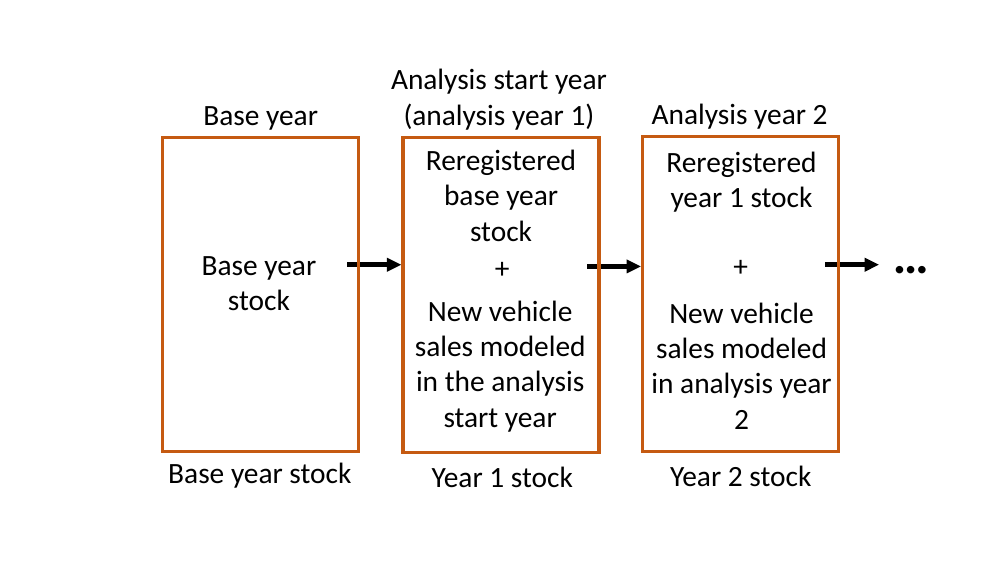
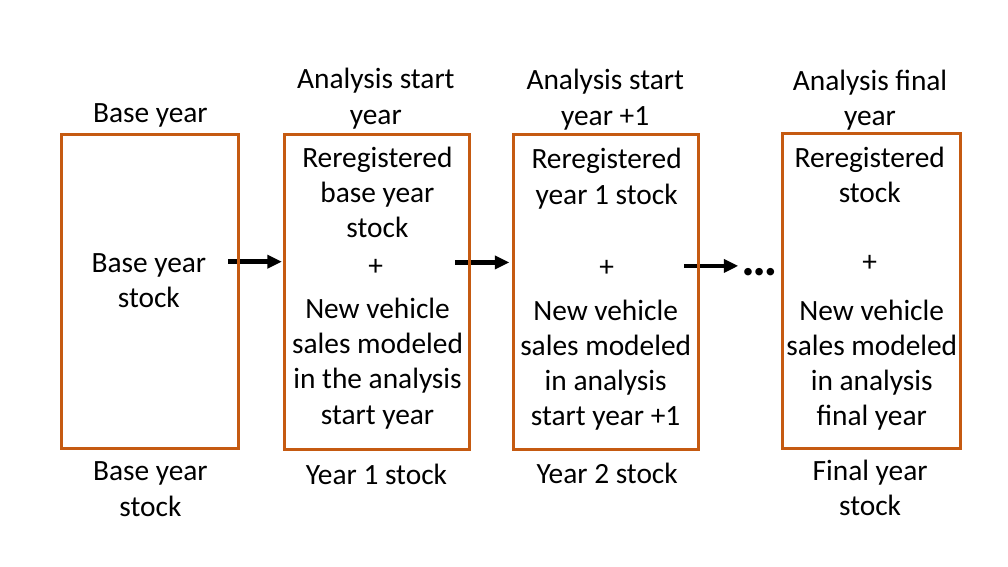
Before and after one commit to USEPA/EPA_OMEGA_Model, a slide deck: slide 10 of doc/source/_static/raw_figures.pptx. Drawn at 1008x567 pixels with LibreOffice and Linux fonts; fonts in the diff are those of the drawing. Boxes give left, top, right and bottom in pixels: in the first picture for what was removed or moved away, otherwise in the second. Text is boxed around its words. In the diff, an @@ line names an element or a change of style, - is before the commit and + after.

```diff
--- a/doc/source/_static/raw_figures.pptx
+++ b/doc/source/_static/raw_figures.pptx
@@ text "Base year": place and size @@
-text "Base year" at box(203, 106, 318, 130)
+text "Base year" at box(93, 103, 208, 127)
@@ text at box(297, 67, 455, 129): text changed @@
-Analysis start year (analysis year 1)
+Analysis start year
@@ text at box(527, 68, 684, 130): text changed @@
-Analysis year 2
+Analysis start year +1
@@ text added at box(793, 69, 947, 133), 28 pt, text #000000 @@
+Analysis final year
@@ rectangle: place and size @@
-rectangle at box(162, 138, 358, 452)
+rectangle at box(61, 135, 239, 449)
@@ text "Reregistered base year stock": place and size @@
-text "Reregistered base year stock" at box(426, 149, 576, 242)
+text "Reregistered base year stock" at box(302, 146, 452, 238)
@@ rectangle: place and size @@
-rectangle at box(403, 138, 599, 453)
+rectangle at box(284, 135, 470, 450)
@@ text "Reregistered year 1 stock": place and size @@
-text "Reregistered year 1 stock" at box(666, 151, 816, 212)
+text "Reregistered year 1 stock" at box(532, 147, 682, 209)
@@ rectangle: place and size @@
-rectangle at box(643, 137, 839, 452)
+rectangle at box(513, 135, 699, 450)
@@ rectangle added at box(783, 134, 961, 448), outline #C55A11 3 pt @@
@@ text added at box(795, 146, 945, 203), 28 pt, text #000000 @@
+Reregistered stock
@@ text "Base year stock": place and size @@
-text "Base year stock" at box(202, 256, 316, 311)
+text "Base year stock" at box(92, 253, 206, 308)
@@ text "…": place and size @@
-text "…" at box(885, 219, 939, 288)
+text "…" at box(734, 222, 788, 290)
@@ text added at box(777, 238, 963, 281), 28 pt, text #000000 @@
++
@@ arrow moved from (347, 265) - (402, 265) to (228, 262) - (281, 262) @@
@@ text "+" rewrapped from box(403, 245, 602, 288) to box(284, 242, 469, 285) @@
@@ arrow moved from (588, 266) - (641, 266) to (455, 262) - (509, 262) @@
@@ text "+" rewrapped from box(643, 243, 839, 287) to box(514, 243, 699, 287) @@
@@ arrow moved from (825, 265) - (879, 265) to (684, 266) - (738, 266) @@
@@ text "New vehicle sales modeled in ...": place and size @@
-text "New vehicle sales modeled in ..." at box(415, 300, 586, 432)
+text "New vehicle sales modeled in ..." at box(292, 297, 463, 429)
@@ text at box(520, 299, 691, 430): text changed @@
-New vehicle sales modeled in analysis year 2
+New vehicle sales modeled in analysis start year +1
@@ text added at box(786, 299, 957, 430), 28 pt, text #000000 @@
+New vehicle sales modeled in analysis final year
@@ text "Base year stock" rewrapped from box(168, 462, 351, 488) to box(93, 461, 208, 517) @@
@@ text "Year 1 stock": place and size @@
-text "Year 1 stock" at box(432, 466, 573, 488)
+text "Year 1 stock" at box(306, 463, 447, 485)
@@ text "Year 2 stock": place and size @@
-text "Year 2 stock" at box(670, 465, 811, 487)
+text "Year 2 stock" at box(537, 462, 678, 484)
@@ text added at box(813, 459, 928, 516), 28 pt, text #000000 @@
+Final year stock
```
Also in this commit, not shown: 4 other slides changed, 4 other files.
